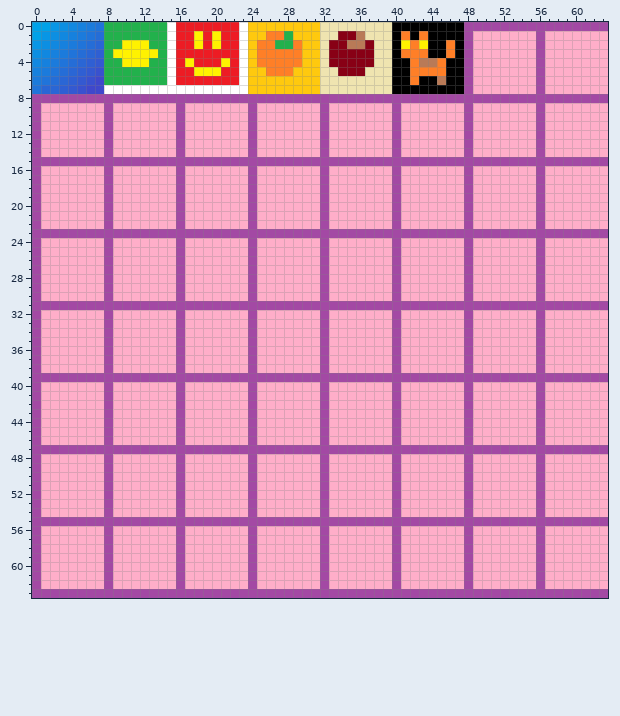
File history of a pixel-art sprite, assets/textures/atlas.png. That is the earlier state.
The file is 64x64 pixels. Colours within 5 levels of each other are drawn and written as one.
Once edited:
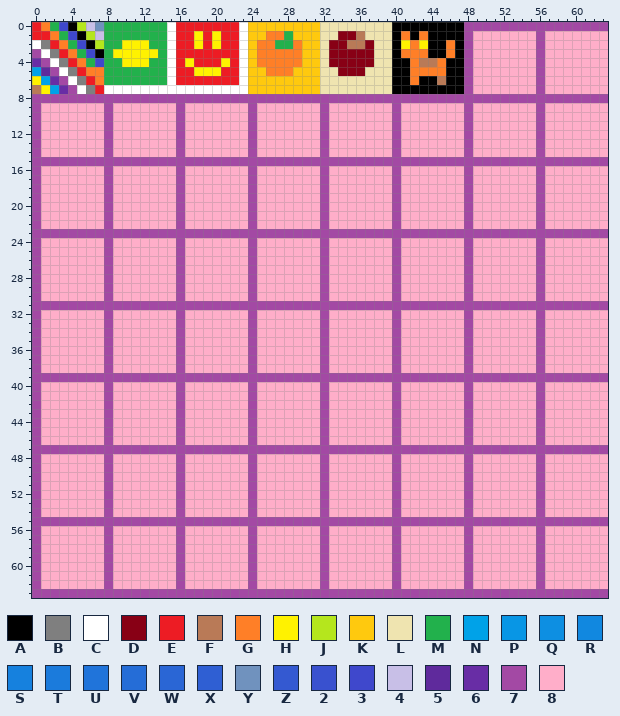
Palette (. is transparent): A #000000  B #7f7f7f  C #ffffff  D #880015  E #ed1c24  F #b97a57  G #ff7f27  H #fff200  J #b5e61d  K #ffc90e  L #efe4b0  M #22b14c  N #00a2e8  P #0896e5  Q #0d8fe2  R #1188e0  S #1681de  T #1b7bdc  U #2074da  V #256dd7  W #2a66d5  X #2f5fd3  Y #7092be  Z #3459d1  2 #3951cf  3 #3f48cc  4 #c8bfe7  5 #5f2a9c  6 #682da5  7 #a349a4  8 #ffaec9
Message: made a funny 8x8 pixelated uv map to help unwrap texcoords
Difference:
Changed rows in their new state; - is an unchanged pixel.
first column x 0:
 0 EGM3AJ4Y
 1 EEGM3AJ4
 2 CBEGM3AJ
 3 7CBEGM3A
 4 67CBEGM3
 5 N57CBEGG
 6 HN67CBEG
 7 FHN67CBE
Boxes around the changes in both pictures, in picture pixels (x1, y1, x2, y2):
changed: (32, 22, 104, 94)
